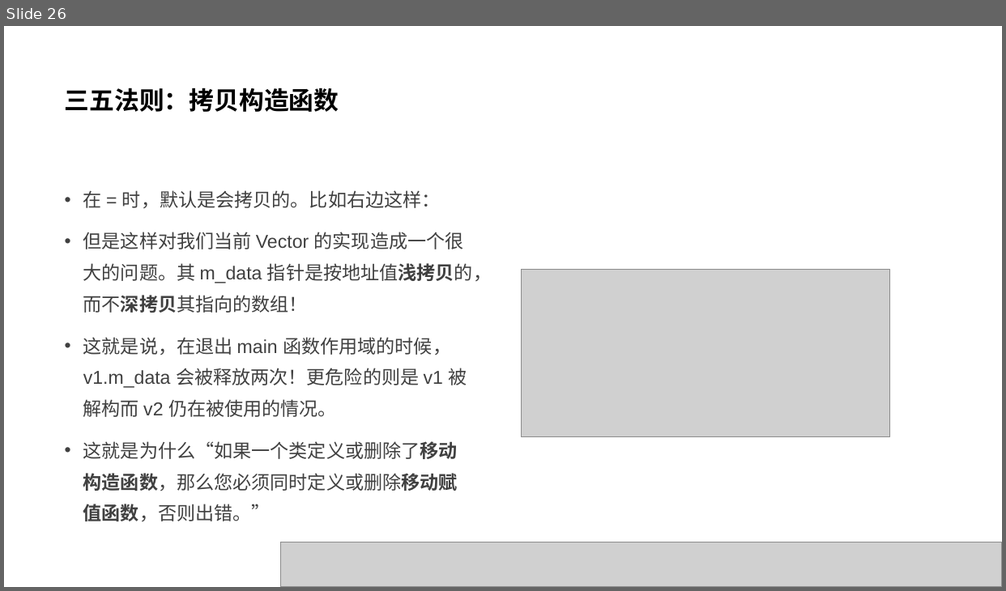
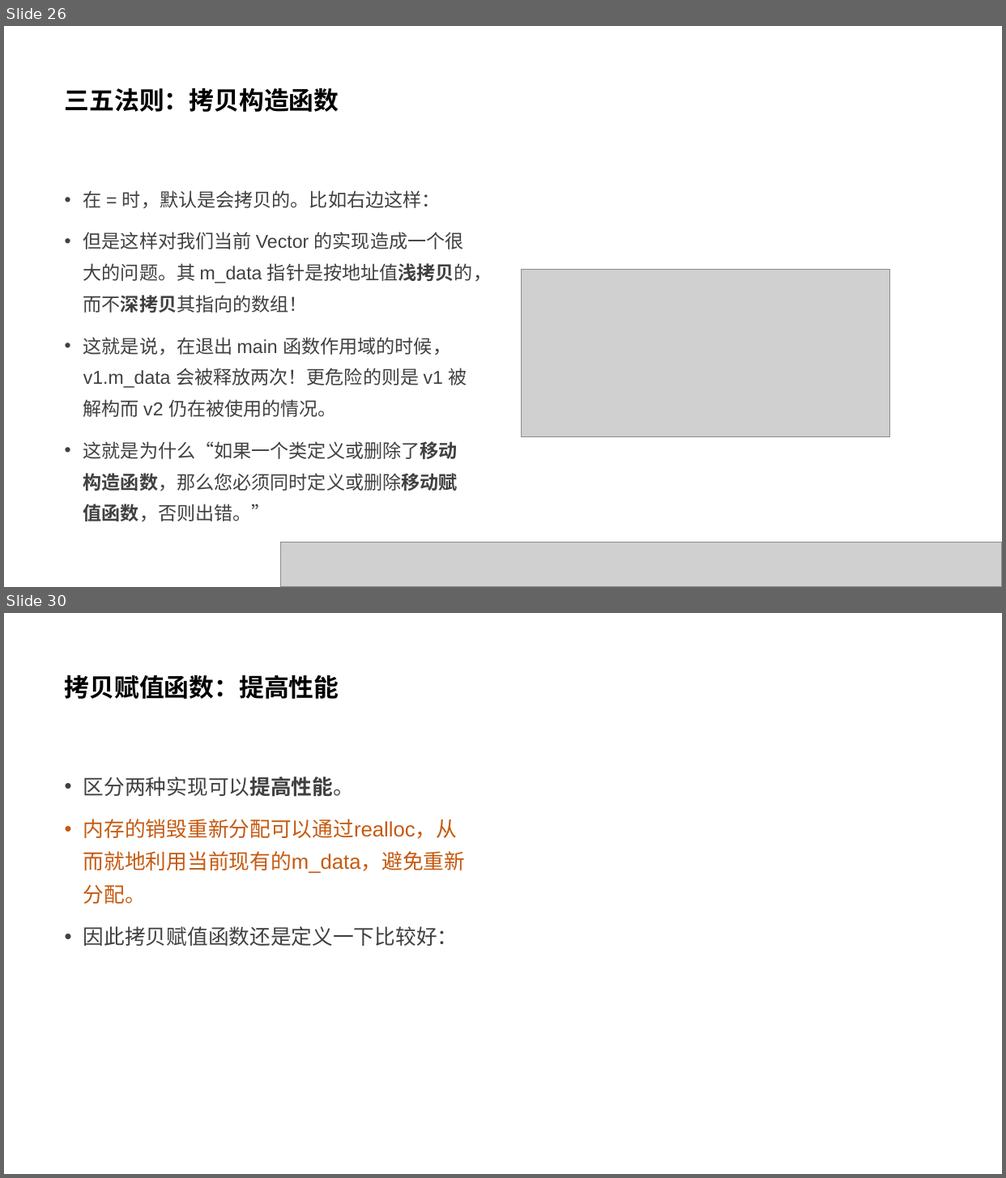
Before and after one commit to parallel101/course, a slide deck: 02/slides.pptx. Shown one above the other, each under a label of ours: slide 26 before the commit, slides 26 and 30 after it; the slides between them are not shown. The pictures are 1006x591 and 1006x1178 pixels, drawn with LibreOffice and Linux fonts; fonts in the diff are those of the drawing; grey boxes stand for pictures. Boxes give left, top, right and bottom in pixels: in the first picture for what was removed or moved away, otherwise in the second. Text is boxed around its words. In the diff, an @@ line names an element or a change of style, - is before the commit and + after.

```diff
--- a/02/slides.pptx
+++ b/02/slides.pptx
@@ slide 30 added at [4,613,1002,1174], background #FFFFFF @@
@@ title added at [65,675,339,699], 24 pt, text #000000, bold @@
+拷贝赋值函数：提高性能
@@ text added at [83,777,465,946], 20 pt, text #C55A11 @@
+• 区分两种实现可以提高性能。
+• 内存的销毁重新分配可以通过realloc，从而就地利用当前现有的m_data，避免重新分配。
+• 因此拷贝赋值函数还是定义一下比较好：
```
Also in this commit, not shown: 3 slides changed, 1 other slide added, 9 other files.
